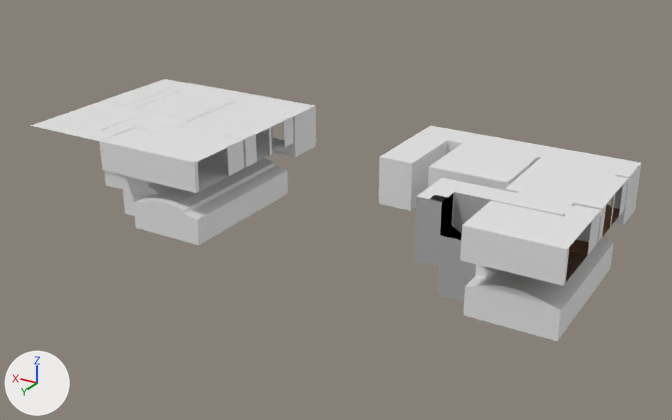
Before and after pictures for a commit that changed the FBX model Assets/models/blendFiles/new_journey_home.fbx.
Camera for both pictures: a 50 mm lens placed at (-71.6, 87.6, 54.0), pointed at (-19.6, 1.0, 10.7). Every picture has the same lights, and +X, +Y and +Z are marked at lower left.

The scene before the commit, as lines of its bpy script (objects in view):
```python
me_plane_001 = bpy.data.meshes.new('Plane.001')
me_plane_001.from_pydata(...)  # 880 vertices, 774 faces; spans x -12.7..12.7, y -12.7..12.7, z -5.7..5.8
# faces by material slot: [410, 89, 16, 75, 28, 53, 103]
me_plane_001.materials.append(mat_plaster)  # white #e7e7e7
me_plane_001.materials.append(mat_wooden_planks)  # brown #6b4414
me_plane_001.materials.append(mat_dark_wooden_planks)  # brown #412814
me_plane_001.materials.append(mat_pool_tiles)  # blue #5c68e7
me_plane_001.materials.append(mat_pool_glow)  # white #ffffff
me_plane_001.materials.append(mat_dark_gress)  # grey #aaaaaa
me_plane_001.materials.append(mat_gress)  # white #e7e7e7
me_plane_002 = bpy.data.meshes.new('Plane.002')
me_plane_002.from_pydata(...)  # 671 vertices, 582 faces; spans x -8.7..16.8, y -9.6..15.4, z -8.3..3.2
me_plane_003 = bpy.data.meshes.new('Plane.003')
me_plane_003.from_pydata(...)  # 147 vertices, 100 faces; spans x -12.7..12.7, y -12.7..12.7, z 5.7..5.8
me_plane_005 = bpy.data.meshes.new('Plane.005')
me_plane_005.from_pydata([(-12.7, -12.5, 0.0), (12.7, -12.5, 0.0), (-12.7, 12.5, 0.0), (12.7, 12.5, 0.0)], [], [(0, 2, 3, 1)])
ob_flat = bpy.data.objects.new('Flat', me_plane_001)
ob_flat.location = (-38.32, 1.26, 12.87)
ob_plane = bpy.data.objects.new('Plane', me_plane_002)
ob_plane.location = (-0.47, -1.8, 15.46)
ob_plane_001 = bpy.data.objects.new('Plane.001', me_plane_005)
ob_plane_001.location = (3.55, 1.07, 18.57)
ob_roof = bpy.data.objects.new('Roof', me_plane_003)
ob_roof.location = (-38.32, 1.26, 12.87)
```
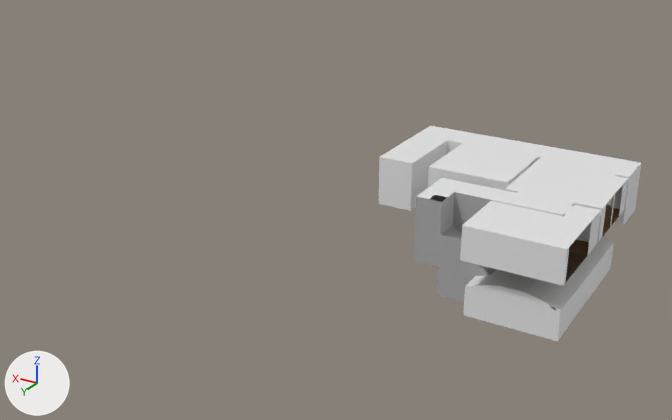
Where the newer file only moved an object's origin or applied its transform, the numbers keep the older frame.

The change, as a diff of the scene's bpy script:
```diff
--- a/Assets/models/blendFiles/new_journey_home.fbx.py
+++ b/Assets/models/blendFiles/new_journey_home.fbx.py
@@ me_plane_001 @@
 # used by ob_flat; location = (-38.32, 1.26, 12.87)
-me_plane_001.from_pydata(...)  # 880 vertices, 774 faces; spans x -12.7..12.7, y -12.7..12.7, z -5.7..5.8
+me_plane_001.from_pydata(...)  # 949 vertices, 848 faces; spans x -12.7..12.7, y -12.7..12.7, z -5.7..5.8
+# me_plane_001 part 1
+# 74 vertices are removed from x -7.5..-4.0, y -6.4..11.1, z -4.6..-0.3
+# 210 faces are deleted
+# 4 vertices in x -4.0, y -4.8..-4.1, z -1.0 move by (1.3, 0.0, -0.7)
+# 17 vertices move from x -6.1..-4.0, y -6.4..11.1, z -4.6..-0.4 to x -6.1..-2.7, y -6.4..11.1, z -4.1..-0.4
+# 83 vertices are added at x -12.3..1.3, y -6.4..11.1, z -4.6..-0.8
+# 25 new vertices lie (0.0, 0.0, 0.5) away from vertices in x -12.3..-2.7, y -6.4..11.1, z -4.6
+# 24 new vertices lie (2.8, 0.0, 0.0) away from vertices in x -10.3, y -6.4..11.1, z -5.7..-4.1
+# 11 new vertices lie (0.0, 0.0, 2.4) away from vertices in x -10.7..-2.7, y -6.4..11.1, z -4.1
+# 210 new faces join them, mat_gress (white #e7e7e7)
+# 30 new faces join them, mat_pool_tiles (blue #5c68e7)
+# 15 new faces join them, mat_pool_glow (white #ffffff)
+# 23 new faces join them, mat_plaster (white #e7e7e7)
+# 6 new faces join them, mat_dark_gress (grey #aaaaaa)
 me_plane_001.materials.append(mat_plaster)
@@ ob_plane @@
-ob_plane = bpy.data.objects.new('Plane', me_plane_002)
-ob_plane.location = (-0.47, -1.8, 15.46)
@@ ob_plane_001 @@
-ob_plane_001 = bpy.data.objects.new('Plane.001', me_plane_005)
-ob_plane_001.location = (3.55, 1.07, 18.57)
```

What differs and where, as boxes (x1, y1, x2, y2) in the pictures (672 x 420 px; the box of a moved part takes in the faces that stretch with it):
'Flat', reshaped: before (379, 140, 641, 341); after (379, 140, 641, 340)
'Plane', deleted: before (100, 79, 316, 245)
'Plane.001', deleted: before (31, 79, 315, 163)
part 1 of me_plane_001, moved or reshaped: before (437, 242, 614, 341); after (437, 243, 614, 340)
